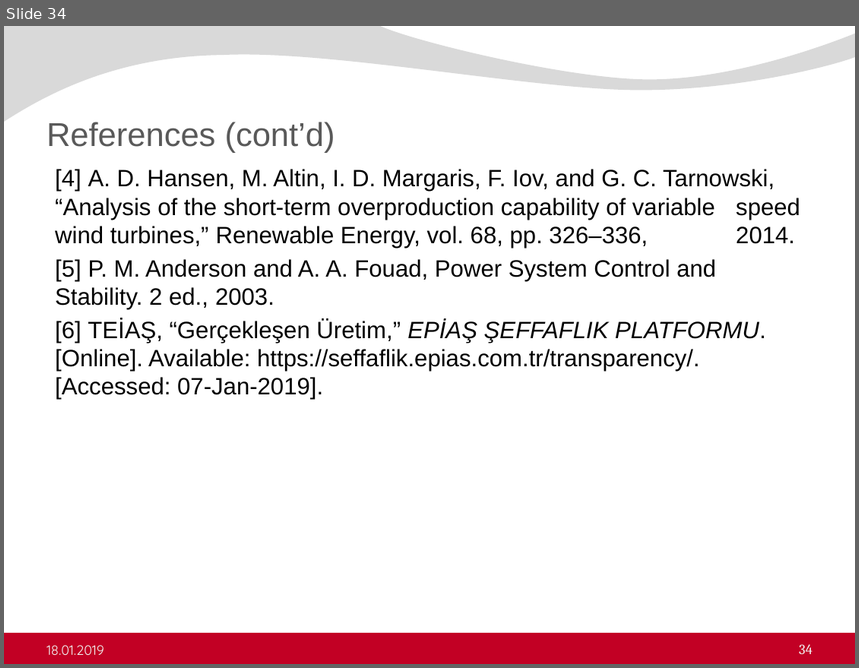
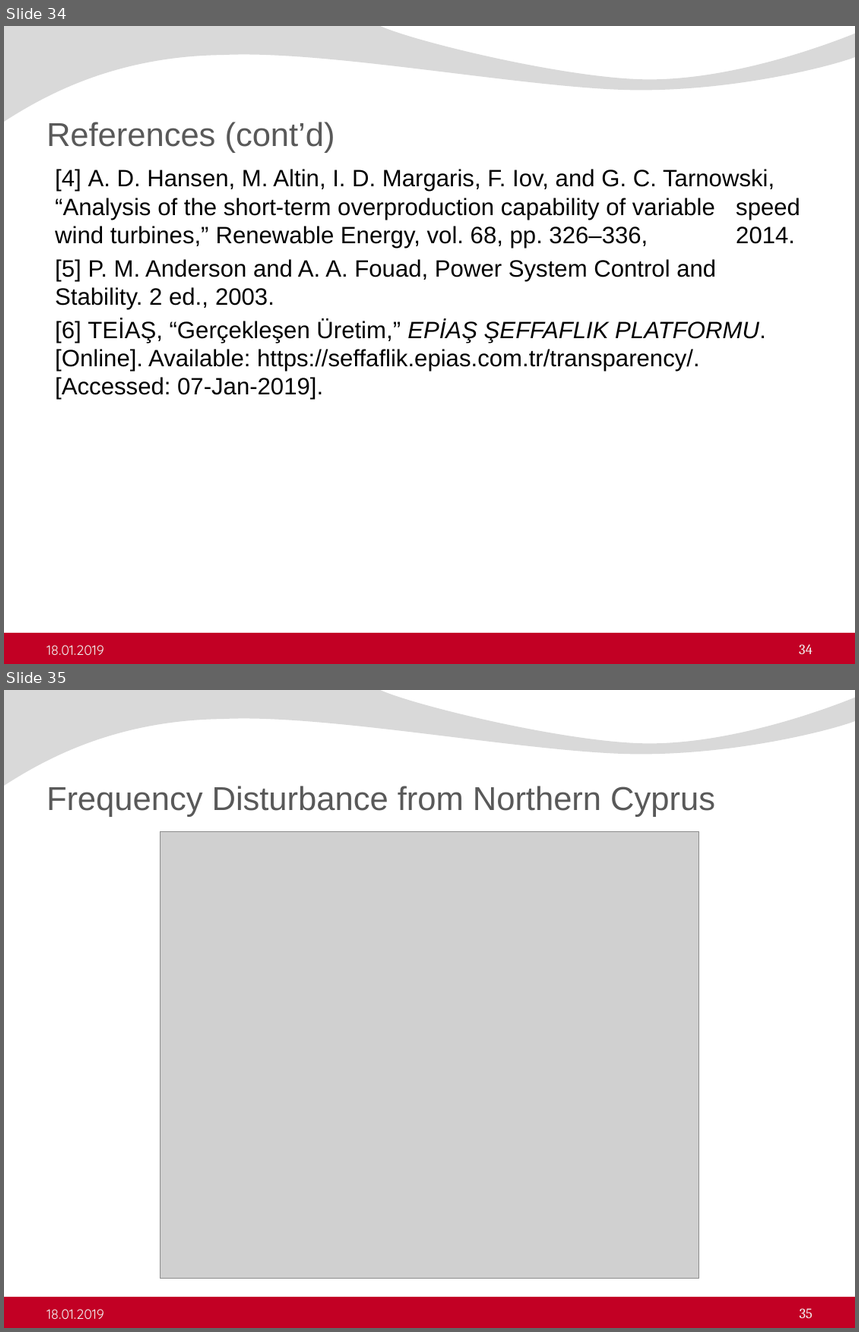
Before and after one commit to ErencanDuymaz/Research, a slide deck: Thesis/Thesis Defence/Erencan_Duymaz_thesis_defence.pptx. Shown one above the other, each under a label of ours: slide 34 before the commit, slides 34 and 35 after it. The pictures are 859x668 and 859x1332 pixels, drawn with LibreOffice and Linux fonts; fonts in the diff are those of the drawing; grey boxes stand for pictures; background and template pictures are left out. Boxes give left, top, right and bottom in pixels: in the first picture for what was removed or moved away, otherwise in the second. Text is boxed around its words. In the diff, an @@ line names an element or a change of style, - is before the commit and + after.

```diff
--- a/Thesis/Thesis Defence/Erencan_Duymaz_thesis_defence.pptx
+++ b/Thesis/Thesis Defence/Erencan_Duymaz_thesis_defence.pptx
@@ slide 35 added at box(4, 690, 855, 1328), background #FFFFFF; not listed: 2 template elements that a slide beside it also shows @@
@@ title added at box(47, 786, 715, 817), 28 pt, text #595959 @@
+Frequency Disturbance from Northern Cyprus
@@ picture added at box(160, 832, 699, 1279) @@
@@ text added at box(47, 1309, 104, 1319), 11.5 pt, text #F2F2F2 @@
+18.01.2019
@@ page number added at box(800, 1309, 813, 1319), 12 pt, text #F2F2F2 @@
+35
```
Also in this commit, not shown: 4 slides changed, 6 other slides added, 9 other files.
